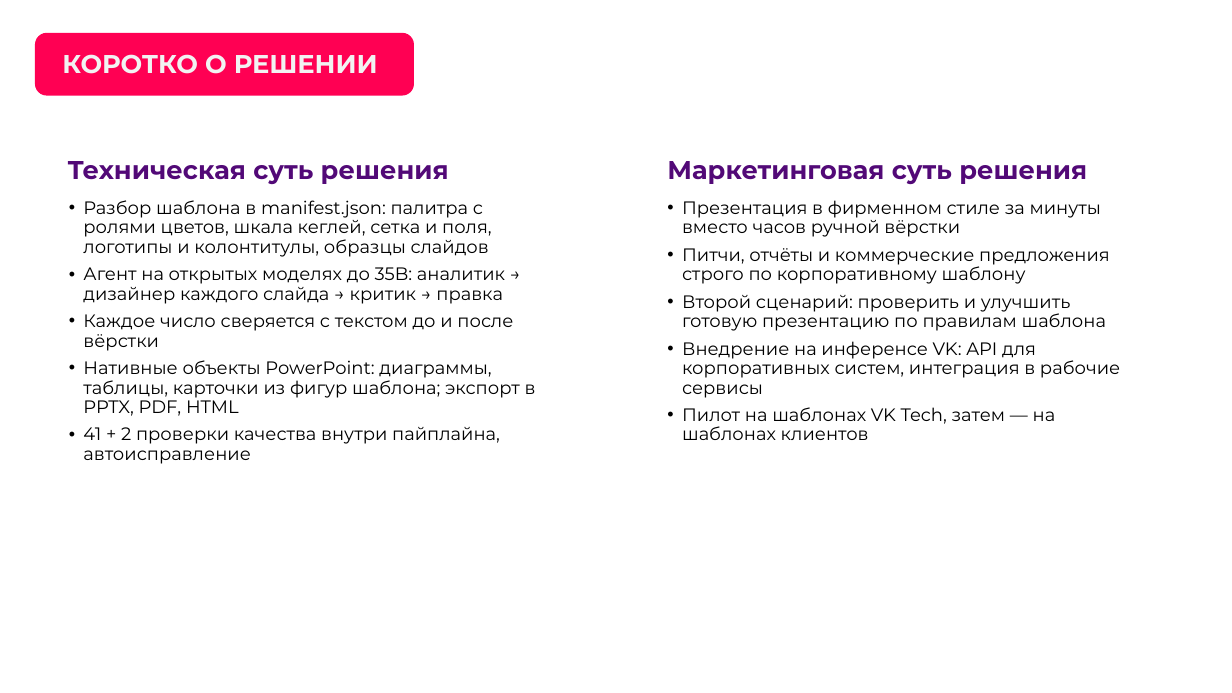
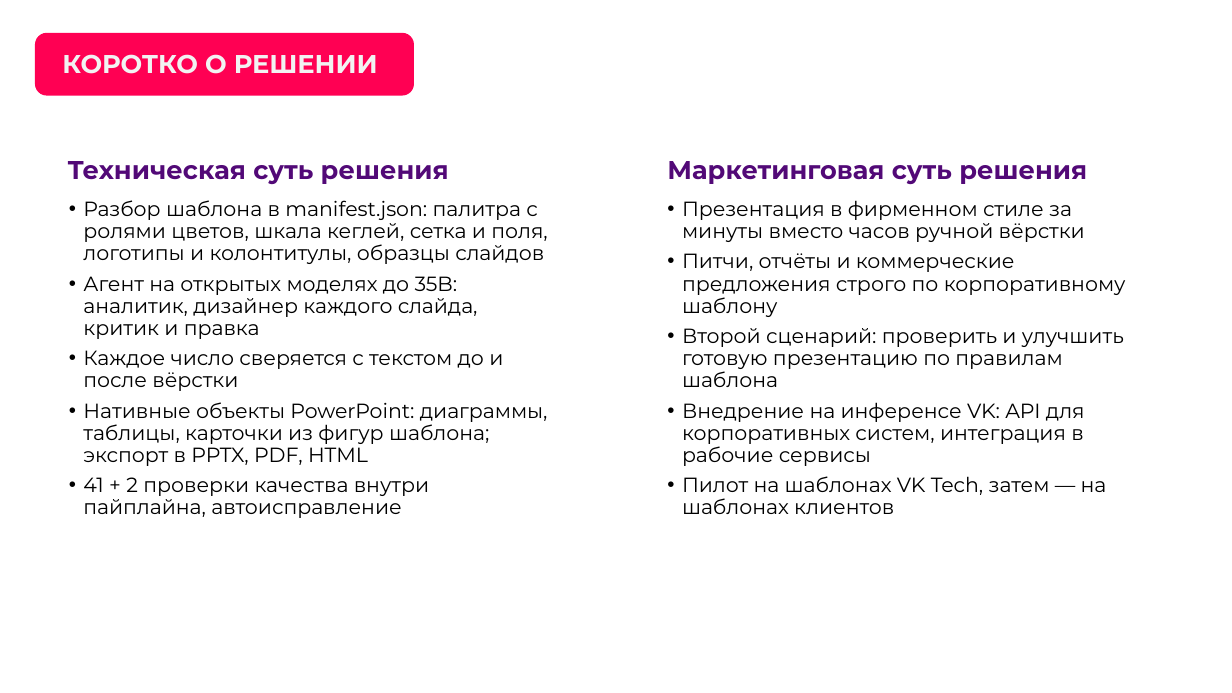
Before and after one commit to hl0pch1k/verstka, a slide deck: slide 5 of docs/presentation/verstka-pitch.pptx. Drawn at 1232x693 pixels with LibreOffice and Linux fonts; fonts in the diff are those of the drawing; background and template pictures are left out. Boxes give left, top, right and bottom in pixels: in the first picture for what was removed or moved away, otherwise in the second. Text is boxed around its words. In the diff, an @@ line names an element or a change of style, - is before the commit and + after.

Commit message:
Презентация проекта после независимой проверки вёрстки
- все поля и отступы по одной сетке, номера страниц на одном месте и видны на тёмных слайдах
- «Результат»: сетка девяти презентаций на слайде, где варианты заметно отличаются
- согласованы цифры: время прогонов из видео и демо-презентаций подписано отдельно
- счётчик тестов в README: 2 035

```diff
--- a/docs/presentation/verstka-pitch.pptx
+++ b/docs/presentation/verstka-pitch.pptx
@@ text at box(83, 200, 548, 518): size 14 to 16 pt in "Разбор шаблона в manifest.json: палитра с ролями ...", "Каждое число сверяется с текстом до и ...", "Нативные объекты PowerPoint: диаграммы, таблицы, карточки из ...", "41 + 2 проверки качества внутри пайплайна, ..." @@
@@ text "Презентация в фирменном стиле за ..." at box(682, 200, 1126, 514): size 14 to 16 pt @@
@@ text at box(83, 276, 478, 339): text changed; size 14 to 16 pt @@
-• Агент на открытых моделях до 35B: аналитик → дизайнер каждого слайда → критик → правка
+• Агент на открытых моделях до 35B: аналитик, дизайнер каждого слайда, критик и правка
```
Also in this commit, not shown: 10 other slides changed, 1 other file.
